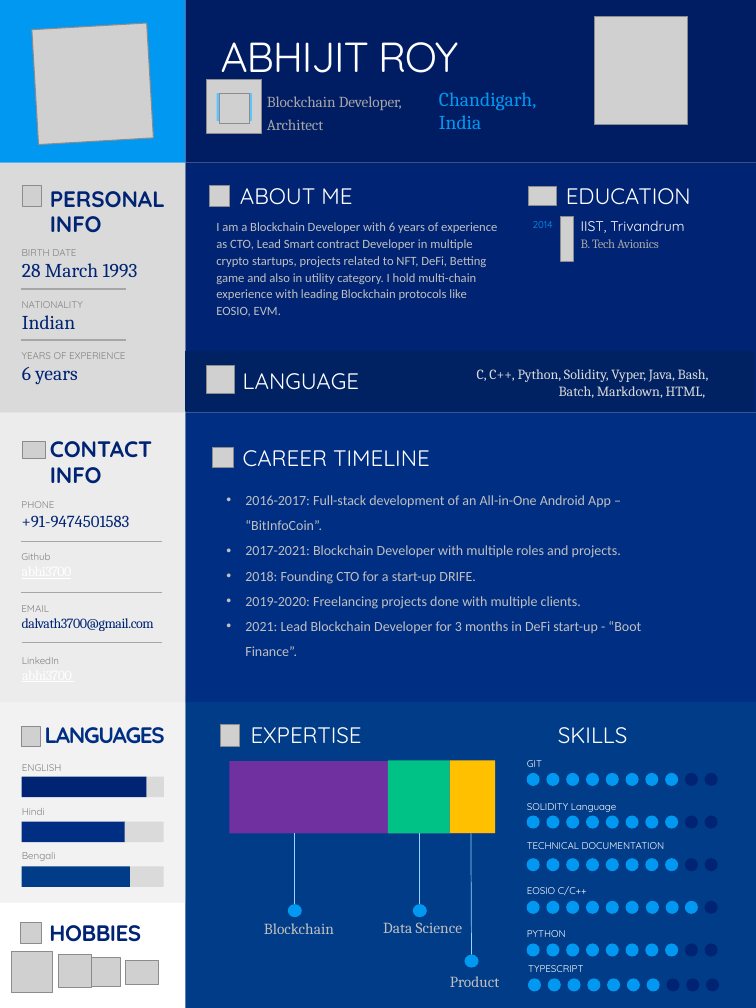
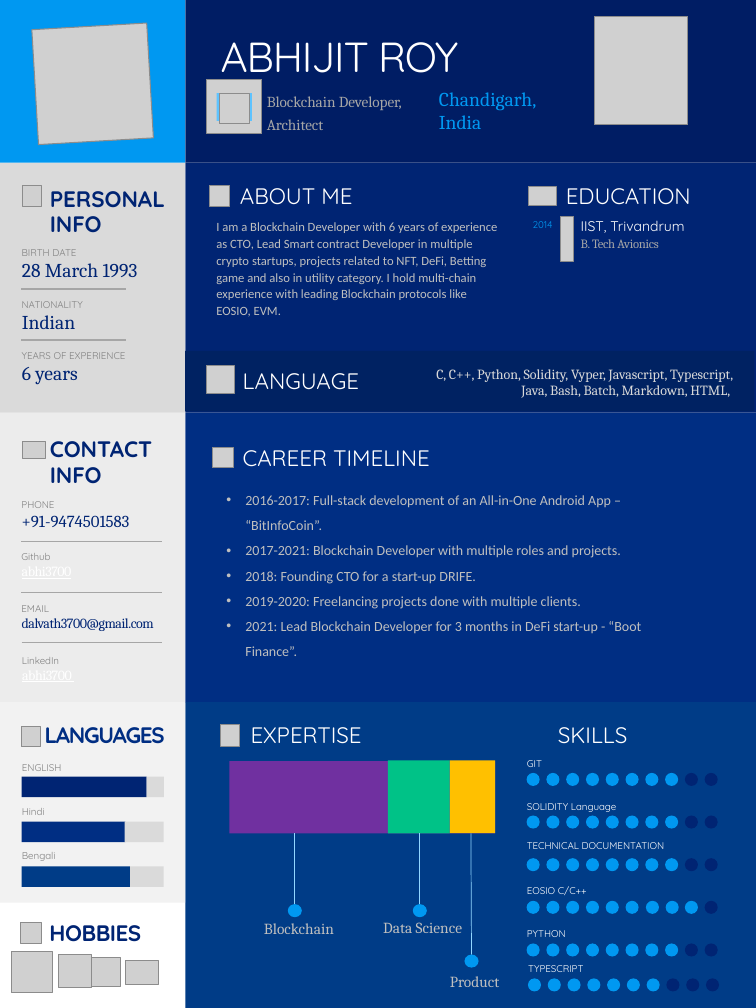
Before and after one commit to abhi3700/my_resume, a slide deck: slide 1 of my_resume.pptx. Drawn at 756x1008 pixels with LibreOffice and Linux fonts; fonts in the diff are those of the drawing; grey boxes stand for pictures; background and template pictures are left out. Boxes give left, top, right and bottom in pixels: in the first picture for what was removed or moved away, otherwise in the second. Text is boxed around its words. In the diff, an @@ line names an element or a change of style, - is before the commit and + after.

```diff
--- a/my_resume.pptx
+++ b/my_resume.pptx
@@ text at (436,369,733,398): text changed @@
-C, C++, Python, Solidity, Vyper, Java, Bash, Batch, Markdown, HTML,
+C, C++, Python, Solidity, Vyper, Javascript, Typescript, Java, Bash, Batch, Markdown, HTML,
```
Also in this commit, not shown: 1 other slide changed, 2 other files.
